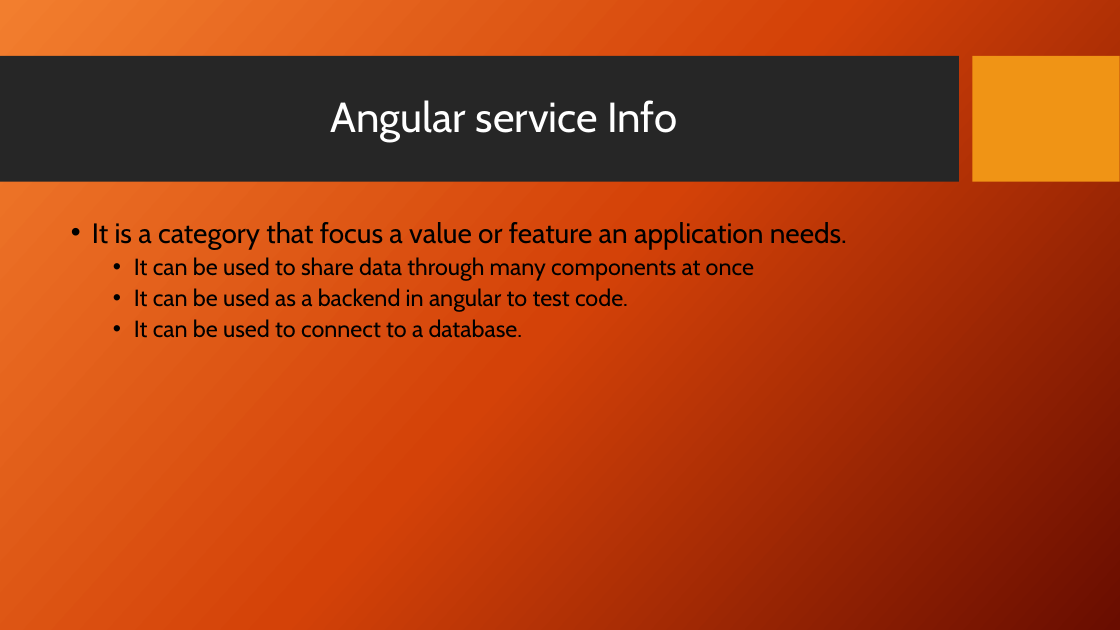
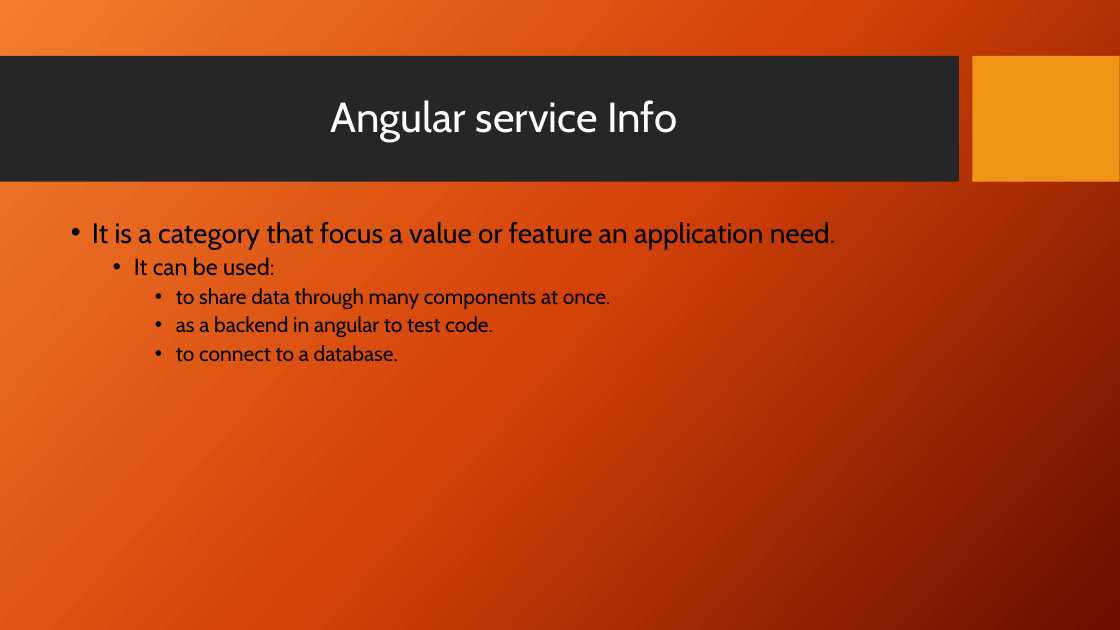
Before and after one commit to KidLanz/SID, a slide deck: slide 6 of DemoPresention/Angular Services.pptx (slide 4 before the commit). Drawn at 1120x630 pixels with LibreOffice and Linux fonts; fonts in the diff are those of the drawing; background and template pictures are left out. Boxes give left, top, right and bottom in pixels: in the first picture for what was removed or moved away, otherwise in the second. Text is boxed around its words. In the diff, an @@ line names an element or a change of style, - is before the commit and + after.

Commit message:
Fixed Powerpoint

```diff
--- a/DemoPresention/Angular Services.pptx
+++ b/DemoPresention/Angular Services.pptx
@@ text at [92, 222, 836, 362]: text changed; size 20 to 18 pt @@
-• It is a category that focus a value or feature an application needs.
-  • It can be used to share data through many components at once
-  • It can be used as a backend in angular to test code.
-  • It can be used to connect to a database.
+• It is a category that focus a value or feature an application need.
+  • It can be used:
+    • to share data through many components at once.
+    • as a backend in angular to test code.
+    • to connect to a database.
```
Also in this commit, not shown: 3 other slides changed, 2 slides added.
